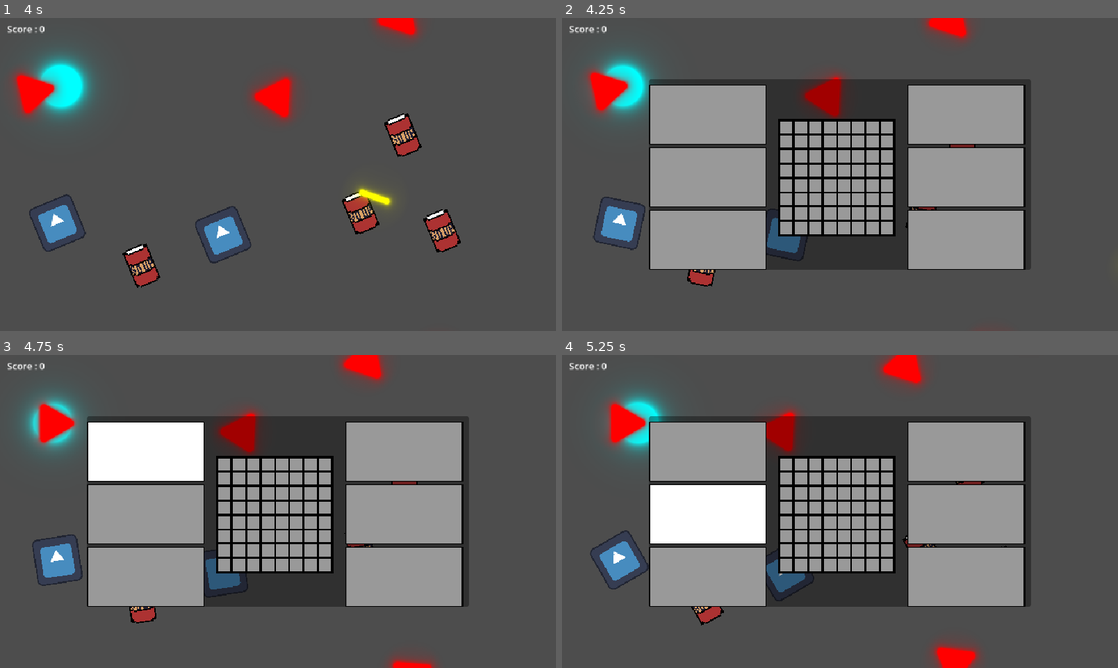
Above: before the commit, frames 1-4 (two rows, left to right).
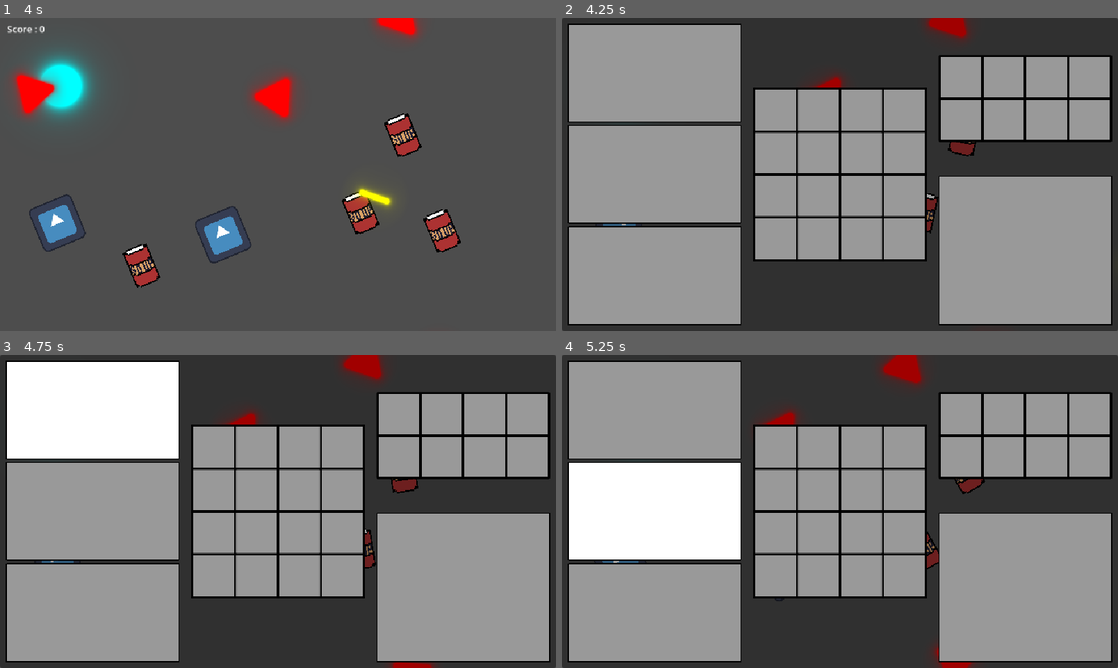
Above: after the commit, the same moments.

Repository: loco-choco/quantux-ui-experiment
Game: Godot game, scene res://main.tscn
Same seed, same stepped clock (60 frames per second), same inputs: the game is played once before the commit and once after it. The engine's default icon, where the game draws it, is replaced by a stand-in: a white triangle on a blue panel in a dark square.
Inputs (mouse positions are in pixels of both pictures, inside the frame that each line leads up to):
- Up to frame 1 (4 s): move the mouse to (400, 158) at 0.52 s; hold Left (player_move_x_neg) 0.53-1.28 s; click (400, 158) at 0.67 s; move the mouse to (166, 190) at 1.27 s; tap Right (player_move_x_pos) at 1.35 s; click (166, 190) at 1.42 s; move the mouse to (333, 105) at 2.02 s; hold Up (player_move_y_neg) 2.03-2.78 s; click (333, 105) at 2.17 s; move the mouse to (250, 237) at 2.77 s; tap Down (player_move_y_pos) at 2.85 s; click (250, 237) at 2.92 s; move the mouse to (444, 221) at 3.52 s; tap E (shoot) at 3.6 s; click (444, 221) at 3.67 s
- Up to frame 2 (4.25 s): tap Space (hud_toggle_inventory) at 4.15 s
- Up to frame 3 (4.75 s): move the mouse to (144, 452) at 4.27 s; tap Left (player_move_x_neg) at 4.35 s; click (144, 452) at 4.42 s
- Up to frame 4 (5.25 s): click (706, 452) at 4.9 s; move the mouse to (706, 514) at 5.02 s; hold Right (player_move_x_pos) from 5.03 s (still down); click (706, 514) at 5.17 s

Frame 1 is identical in both runs. In frame 2, 76% of the frame differs, in the area x 0-100%, y 0-100%; in frame 3, 77%; in frame 4, 78%.

Commit message:
fixed logic for non 1:1 item grids

Diff:
--- a/inventories/grid/inventory.gd
+++ b/inventories/grid/inventory.gd
@@ -1,7 +1,7 @@
 extends PanelContainer
 
 @export var inventory_item_scene: PackedScene
-@onready var item_grid: ItemGrid = $MarginContainer/AspectRatioContainer/PanelContainer/MarginContainer/HBoxContainer/AspectRatioContainer/Bag
+@onready var item_grid: ItemGrid = $PanelContainer/MarginContainer/HBoxContainer/AspectRatioContainer/BagBg/Bag
 
 func add_item(item_data: ItemData) -> bool:
 	var inventory_item = inventory_item_scene.instantiate()
--- a/inventories/grid/inventory.tscn
+++ b/inventories/grid/inventory.tscn
@@ -3,7 +3,6 @@
 [ext_resource type="Script" uid="uid://bao2oqno4ybbf" path="res://inventories/grid/inventory.gd" id="1_w7uli"]
 [ext_resource type="PackedScene" uid="uid://cjwu7tuaqcjgl" path="res://inventories/grid/inventory_slot.tscn" id="3_imxn7"]
 [ext_resource type="PackedScene" uid="uid://bondeddh1fui1" path="res://items/inventory_item.tscn" id="5_2obg0"]
-[ext_resource type="Script" uid="uid://ci3uvbm8eown6" path="res://inventories/grid/MatrixContainer.gd" id="5_yt8kk"]
 [ext_resource type="Script" uid="uid://bbu1oyu4naqin" path="res://inventories/grid/item_grid.gd" id="6_2obg0"]
 
 [sub_resource type="StyleBoxEmpty" id="StyleBoxEmpty_xsu7x"]
@@ -27,6 +26,18 @@
 
 [sub_resource type="StyleBoxEmpty" id="StyleBoxEmpty_y5r71"]
 
+[sub_resource type="StyleBoxFlat" id="StyleBoxFlat_y5r71"]
+bg_color = Color(0, 0, 0, 1)
+border_width_left = 2
+border_width_top = 2
+border_width_right = 2
+border_width_bottom = 2
+border_color = Color(0, 0, 0, 1)
+corner_radius_top_left = 2
+corner_radius_top_right = 2
+corner_radius_bottom_right = 2
+corner_radius_bottom_left = 2
+
 [node name="Inventory" type="PanelContainer"]
 anchors_preset = 15
 anchor_right = 1.0
@@ -37,93 +48,96 @@
 script = ExtResource("1_w7uli")
 inventory_item_scene = ExtResource("5_2obg0")
 
-[node name="MarginContainer" type="MarginContainer" parent="."]
-layout_mode = 2
-theme_override_constants/margin_left = 150
-theme_override_constants/margin_top = 0
-theme_override_constants/margin_right = 150
-theme_override_constants/margin_bottom = 0
-
-[node name="AspectRatioContainer" type="AspectRatioContainer" parent="MarginContainer"]
-layout_mode = 2
-ratio = 2.0
-
-[node name="PanelContainer" type="PanelContainer" parent="MarginContainer/AspectRatioContainer"]
+[node name="PanelContainer" type="PanelContainer" parent="."]
 layout_mode = 2
 theme_override_styles/panel = SubResource("StyleBoxFlat_xsu7x")
 
-[node name="MarginContainer" type="MarginContainer" parent="MarginContainer/AspectRatioContainer/PanelContainer"]
+[node name="MarginContainer" type="MarginContainer" parent="PanelContainer"]
 layout_mode = 2
+theme_override_constants/margin_left = 10
 theme_override_constants/margin_top = 10
 theme_override_constants/margin_right = 10
+theme_override_constants/margin_bottom = 10
 
-[node name="HBoxContainer" type="HBoxContainer" parent="MarginContainer/AspectRatioContainer/PanelContainer/MarginContainer"]
+[node name="HBoxContainer" type="HBoxContainer" parent="PanelContainer/MarginContainer"]
 layout_mode = 2
 theme_override_constants/separation = 0
 alignment = 1
 
-[node name="QuickInventory" type="VBoxContainer" parent="MarginContainer/AspectRatioContainer/PanelContainer/MarginContainer/HBoxContainer"]
+[node name="Equipment2" type="VBoxContainer" parent="PanelContainer/MarginContainer/HBoxContainer"]
 layout_mode = 2
 size_flags_horizontal = 3
 alignment = 2
 
-[node name="InventorySlot2" parent="MarginContainer/AspectRatioContainer/PanelContainer/MarginContainer/HBoxContainer/QuickInventory" instance=ExtResource("3_imxn7")]
+[node name="WeaponSlot" parent="PanelContainer/MarginContainer/HBoxContainer/Equipment2" instance=ExtResource("3_imxn7")]
 layout_mode = 2
 infinity_size = true
 
-[node name="InventorySlot3" parent="MarginContainer/AspectRatioContainer/PanelContainer/MarginContainer/HBoxContainer/QuickInventory" instance=ExtResource("3_imxn7")]
+[node name="InventorySlot3" parent="PanelContainer/MarginContainer/HBoxContainer/Equipment2" instance=ExtResource("3_imxn7")]
 layout_mode = 2
 infinity_size = true
 
-[node name="InventorySlot" parent="MarginContainer/AspectRatioContainer/PanelContainer/MarginContainer/HBoxContainer/QuickInventory" instance=ExtResource("3_imxn7")]
+[node name="InventorySlot" parent="PanelContainer/MarginContainer/HBoxContainer/Equipment2" instance=ExtResource("3_imxn7")]
 layout_mode = 2
 infinity_size = true
 
-[node name="VSeparator" type="VSeparator" parent="MarginContainer/AspectRatioContainer/PanelContainer/MarginContainer/HBoxContainer"]
+[node name="VSeparator" type="VSeparator" parent="PanelContainer/MarginContainer/HBoxContainer"]
 layout_mode = 2
 theme_override_constants/separation = 20
 theme_override_styles/separator = SubResource("StyleBoxEmpty_07exs")
 
-[node name="AspectRatioContainer" type="AspectRatioContainer" parent="MarginContainer/AspectRatioContainer/PanelContainer/MarginContainer/HBoxContainer"]
+[node name="AspectRatioContainer" type="AspectRatioContainer" parent="PanelContainer/MarginContainer/HBoxContainer"]
 layout_mode = 2
 size_flags_horizontal = 3
 
-[node name="ReferenceRect" type="ReferenceRect" parent="MarginContainer/AspectRatioContainer/PanelContainer/MarginContainer/HBoxContainer/AspectRatioContainer"]
+[node name="ReferenceRect" type="ReferenceRect" parent="PanelContainer/MarginContainer/HBoxContainer/AspectRatioContainer"]
 layout_mode = 2
 border_color = Color(0.77359074, 0.43807957, 0.12801072, 1)
 border_width = 8.0
 
-[node name="Bag" type="PanelContainer" parent="MarginContainer/AspectRatioContainer/PanelContainer/MarginContainer/HBoxContainer/AspectRatioContainer"]
+[node name="BagBg" type="PanelContainer" parent="PanelContainer/MarginContainer/HBoxContainer/AspectRatioContainer"]
 layout_mode = 2
 mouse_filter = 2
 theme_override_styles/panel = SubResource("StyleBoxFlat_07exs")
+
+[node name="Bag" type="Container" parent="PanelContainer/MarginContainer/HBoxContainer/AspectRatioContainer/BagBg"]
+layout_mode = 2
 script = ExtResource("6_2obg0")
 inventory_slot_scene = ExtResource("3_imxn7")
-rows = 8
-columns = 8
+columns = 4
+rows = 4
+metadata/_custom_type_script = "uid://bbu1oyu4naqin"
 
-[node name="Grid" type="Container" parent="MarginContainer/AspectRatioContainer/PanelContainer/MarginContainer/HBoxContainer/AspectRatioContainer/Bag"]
-layout_mode = 2
-script = ExtResource("5_yt8kk")
-metadata/_custom_type_script = "uid://ci3uvbm8eown6"
-
-[node name="VSeparator2" type="VSeparator" parent="MarginContainer/AspectRatioContainer/PanelContainer/MarginContainer/HBoxContainer"]
+[node name="VSeparator2" type="VSeparator" parent="PanelContainer/MarginContainer/HBoxContainer"]
 layout_mode = 2
 theme_override_constants/separation = 20
 theme_override_styles/separator = SubResource("StyleBoxEmpty_y5r71")
 
-[node name="Equipment" type="VBoxContainer" parent="MarginContainer/AspectRatioContainer/PanelContainer/MarginContainer/HBoxContainer"]
+[node name="Others" type="VBoxContainer" parent="PanelContainer/MarginContainer/HBoxContainer"]
 layout_mode = 2
 size_flags_horizontal = 3
 
-[node name="InventorySlot" parent="MarginContainer/AspectRatioContainer/PanelContainer/MarginContainer/HBoxContainer/Equipment" instance=ExtResource("3_imxn7")]
+[node name="AspectRatioContainer" type="AspectRatioContainer" parent="PanelContainer/MarginContainer/HBoxContainer/Others"]
 layout_mode = 2
-infinity_size = true
+size_flags_vertical = 3
+ratio = 2.0
 
-[node name="InventorySlot2" parent="MarginContainer/AspectRatioContainer/PanelContainer/MarginContainer/HBoxContainer/Equipment" instance=ExtResource("3_imxn7")]
+[node name="ReferenceRect" type="ReferenceRect" parent="PanelContainer/MarginContainer/HBoxContainer/Others/AspectRatioContainer"]
 layout_mode = 2
-infinity_size = true
+border_color = Color(0.77359074, 0.43807957, 0.12801072, 1)
+border_width = 8.0
 
-[node name="InventorySlot3" parent="MarginContainer/AspectRatioContainer/PanelContainer/MarginContainer/HBoxContainer/Equipment" instance=ExtResource("3_imxn7")]
+[node name="QuickInvBg" type="PanelContainer" parent="PanelContainer/MarginContainer/HBoxContainer/Others/AspectRatioContainer"]
 layout_mode = 2
-infinity_size = true
+theme_override_styles/panel = SubResource("StyleBoxFlat_y5r71")
+
+[node name="QuickInventory" type="Container" parent="PanelContainer/MarginContainer/HBoxContainer/Others/AspectRatioContainer/QuickInvBg"]
+layout_mode = 2
+script = ExtResource("6_2obg0")
+inventory_slot_scene = ExtResource("3_imxn7")
+columns = 4
+rows = 2
+metadata/_custom_type_script = "uid://bbu1oyu4naqin"
+
+[node name="DropItemSlot" parent="PanelContainer/MarginContainer/HBoxContainer/Others" instance=ExtResource("3_imxn7")]
+layout_mode = 2
--- a/inventories/grid/inventory_slot.gd
+++ b/inventories/grid/inventory_slot.gd
@@ -147,6 +147,8 @@
 	assert(pos.x >= 0 and pos.x < dimension.x \
 	   and pos.y >= 0 and pos.x < dimension.y, "Slot position outside item dimension!")
 	var slots_in_region : Array[InventorySlot] = []
+	print("Intr Dim: ", dimension)
+	print("Intr Pos: ", pos)
 	_find_intersecting_items_recursive(dimension, pos.x, pos.y, slots_in_region)
 	var slots_with_unique_items : Dictionary[InventoryItem, InventorySlot] = {}
 	for s in slots_in_region:
@@ -170,6 +172,6 @@
 		if left_neighbor and left_neighbor not in tested:
 			left_neighbor._find_intersecting_items_recursive(dimension, x - 1, y, tested)
 	## Right
-	if x < dimension.y - 1:
+	if x < dimension.x - 1:
 		if right_neighbor and right_neighbor not in tested:
 			right_neighbor._find_intersecting_items_recursive(dimension, x + 1, y, tested)
--- a/inventories/grid/item_grid.gd
+++ b/inventories/grid/item_grid.gd
@@ -1,14 +1,8 @@
-class_name ItemGrid extends Control
+class_name ItemGrid extends MatrixContainer
 
 @export var inventory_slot_scene: PackedScene
-@export var rows : int = 1
-@export var columns : int = 1
-
-@onready var grid : MatrixContainer = $Grid
 
 func _ready() -> void:
-	grid.rows = rows
-	grid.columns = columns
 	create_slots()
 
 func create_slots() -> void:
@@ -16,19 +10,19 @@
 	for y in rows:
 		for x in columns:
 			var inventory_slot : InventorySlot = inventory_slot_scene.instantiate()
-			grid.add_child(inventory_slot)
+			add_child(inventory_slot)
 			slots.push_back(inventory_slot)
 	for y in rows:
 		for x in columns:
-			var slot : InventorySlot = slots[x + y * rows]
-			slot.top_neighbor    = slots[x + (y - 1) * rows] if y > 0           else null
-			slot.bottom_neighbor = slots[x + (y + 1) * rows] if y < rows - 1    else null
-			slot.right_neighbor  = slots[x + 1 + y * rows]   if x < columns - 1 else null
-			slot.left_neighbor   = slots[x - 1 + y * rows]   if x > 0           else null
+			var slot : InventorySlot = slots[x + y * columns]
+			slot.top_neighbor    = slots[x + (y - 1) * columns] if y > 0           else null
+			slot.bottom_neighbor = slots[x + (y + 1) * columns] if y < rows - 1    else null
+			slot.right_neighbor  = slots[x + 1 + y * columns]   if x < columns - 1 else null
+			slot.left_neighbor   = slots[x - 1 + y * columns]   if x > 0           else null
 			slot.set_neighbors_as_next_on_focus()
 
 func attempt_to_add_item_data(item: InventoryItem) -> bool:
-	for s : InventorySlot in grid.get_children():
+	for s : InventorySlot in get_children():
 			if s.set_item(item):
 				var item_rect : Rect2 = Rect2(s.global_position, \
 											  s.size * Vector2(item.dimensions))
--- a/items/soup_item.tres
+++ b/items/soup_item.tres
@@ -7,5 +7,5 @@
 script = ExtResource("1_00e3n")
 name = "SOUP"
 texture = ExtResource("2_j5jae")
-dimensions = Vector2i(4, 4)
+dimensions = Vector2i(1, 2)
 metadata/_custom_type_script = "uid://dnhj6mns60i8v"
